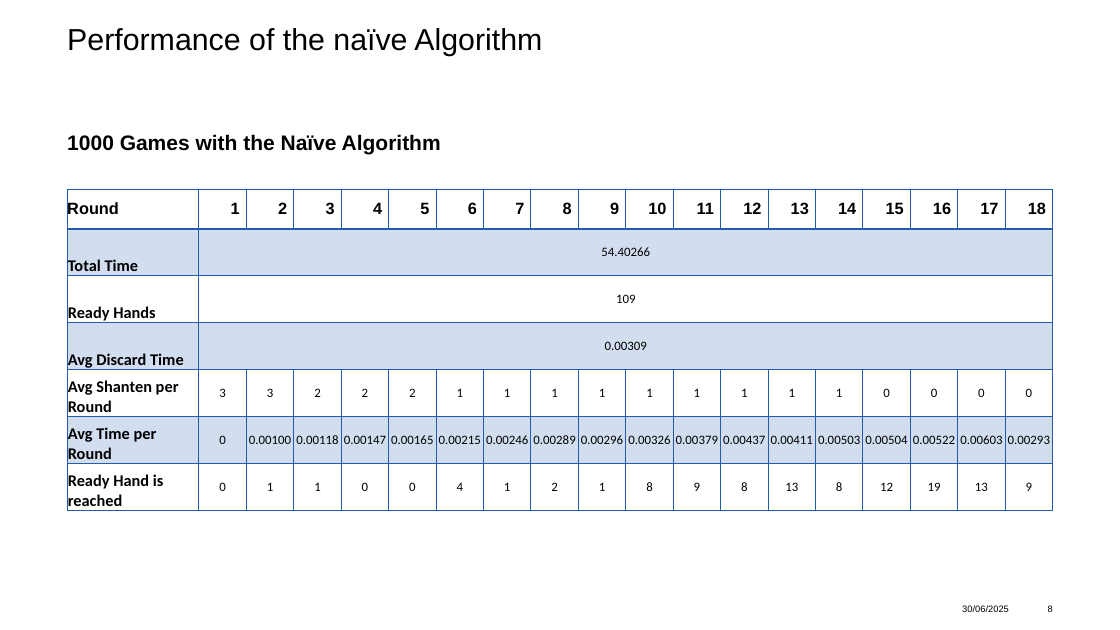
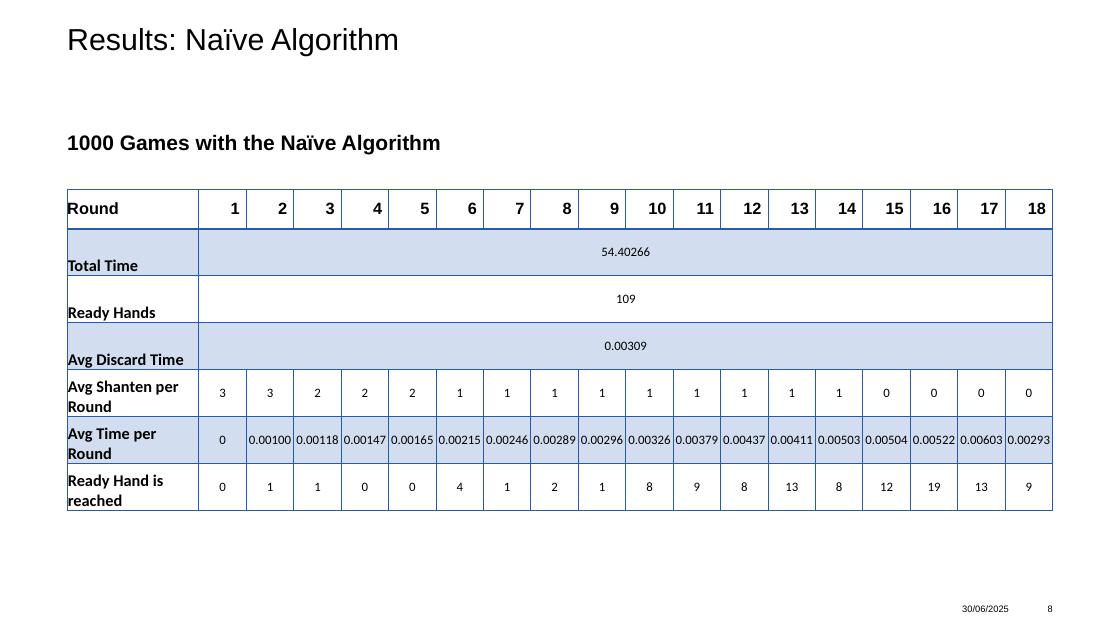
Before and after one commit to adidell01/MahjongOptimization, a slide deck: slide 8 of ProjectPresentation_asadikovic_jlyrer.pptx. Drawn at 1120x630 pixels with LibreOffice and Linux fonts; fonts in the diff are those of the drawing; background and template pictures are left out. Boxes give left, top, right and bottom in pixels: in the first picture for what was removed or moved away, otherwise in the second. Text is boxed around its words. In the diff, an @@ line names an element or a change of style, - is before the commit and + after.

Commit message:
Updated "Discussion" and "Results"

```diff
--- a/ProjectPresentation_asadikovic_jlyrer.pptx
+++ b/ProjectPresentation_asadikovic_jlyrer.pptx
@@ title at bbox=[67, 28, 399, 56]: text changed @@
-Performance of the naïve Algorithm
+Results: Naïve Algorithm
```
Also in this commit, not shown: 5 other slides changed, 1 slide added.
